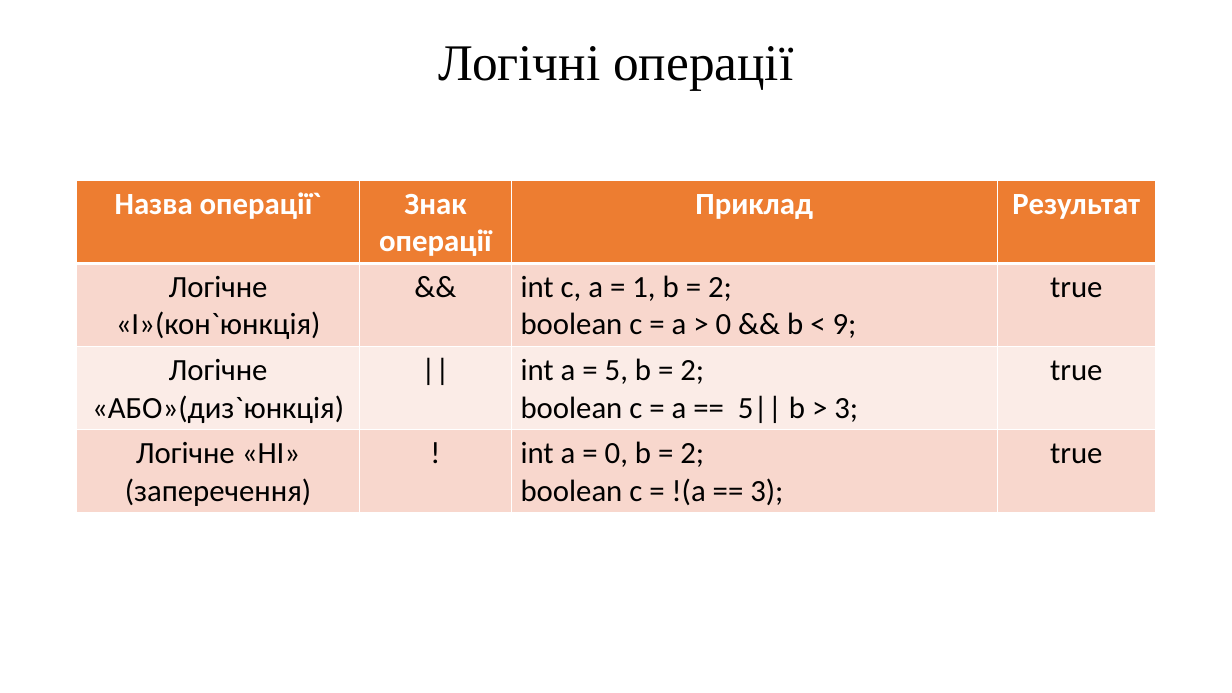
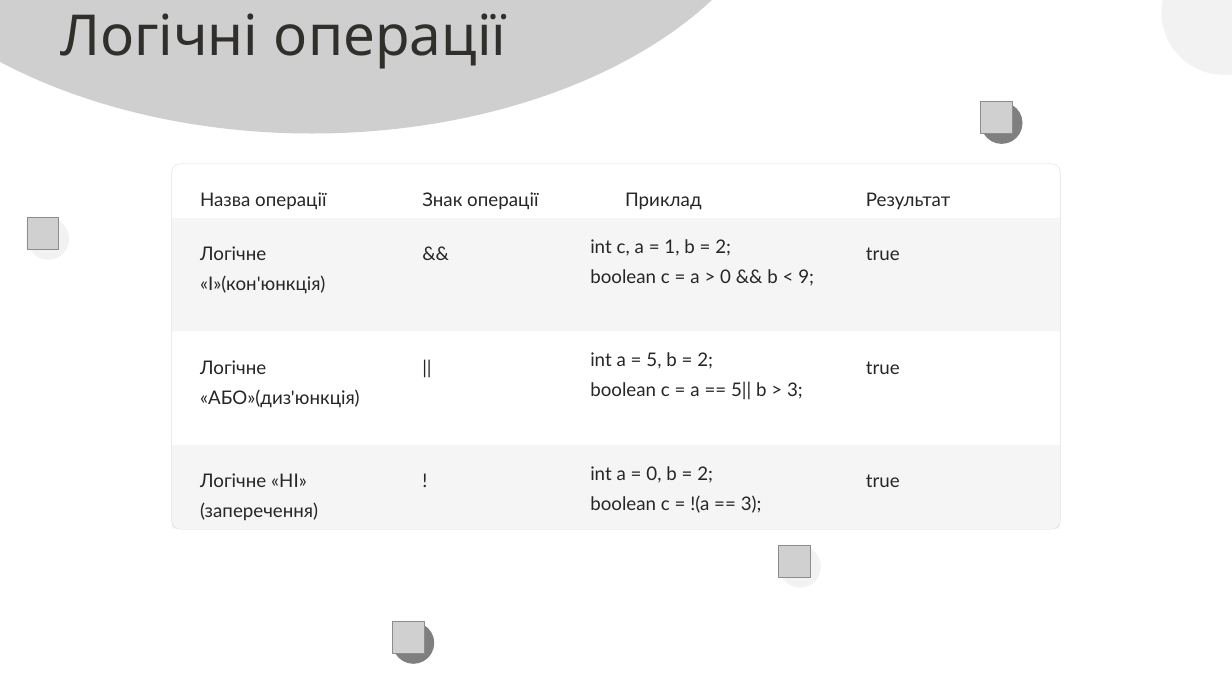
Before and after one commit to arg3ntuum/JavaCourse, a slide deck: slide 19 of Java Урок 2 Змінні. Перетворення типів. БО.pptx (slide 20 before the commit). Drawn at 1232x693 pixels with LibreOffice and Linux fonts; fonts in the diff are those of the drawing; grey boxes stand for pictures; background and template pictures are left out. Boxes give left, top, right and bottom in pixels: in the first picture for what was removed or moved away, otherwise in the second. Text is boxed around its words. In the diff, an @@ line names an element or a change of style, - is before the commit and + after.

Commit message:
Re designed 2 theme.

```diff
--- a/Java Урок 2 Змінні. Перетворення типів. БО.pptx
+++ b/Java Урок 2 Змінні. Перетворення типів. БО.pptx
@@ rectangle added at <box>0,0,1232,693</box>, fill #FFFFFF at 75% opacity @@
@@ teardrop added at <box>0,0,795,133</box>, fill #CFCFCF @@
@@ text "Логічні операції": place and size @@
-text "Логічні операції" at <box>439,46,793,90</box>
+text "Логічні операції" at <box>60,13,506,69</box>
@@ text "Логічні операції" at <box>60,13,506,69</box>: size 40 to 44 pt, font Times New Roman to Quicksand, text colour #000000 to #312F2B; alignment centre to left; line spacing 1 to 45.6pt @@
@@ picture added at <box>981,102,1013,134</box> @@
@@ ellipse added at <box>982,103,1023,144</box>, fill #000000 at 50% opacity @@
@@ table removed at <box>77,180,1155,513</box>, 4 rows, 4 columns @@
-Назва операції` | Знак операції | Приклад | Результат
-Логічне «І»(кон`юнкція) | && | int c, a = 1, b = 2; / boolean c = a > 0 && b < 9; | true
-Логічне «АБО»(диз`юнкція) | || | int a = 5, b = 2; / boolean c = a == 5|| b > 3; | true
-Логічне «НІ» (заперечення) | ! | int a = 0, b = 2; / boolean c = !(a == 3); | true
@@ picture added at <box>27,218,59,250</box> @@
@@ ellipse added at <box>28,218,69,260</box>, fill #E7E6E6 at 50% opacity @@
@@ group added at <box>172,164,1061,530</box>: 16 texts, 4 rectangles, 1 rounded rectangle @@
+Назва операції
+Знак операції
+Приклад
+Результат
+Логічне «І»(кон'юнкція)
+&&
+int c, a = 1, b = 2;
+boolean c = a > 0 && b < 9;
+true
+Логічне «АБО»(диз'юнкція)
+||
+int a = 5, b = 2;
+boolean c = a == 5|| b > 3;
+true
+Логічне «НІ» (заперечення)
+!
+int a = 0, b = 2;
+boolean c = !(a == 3);
+true
@@ ellipse added at <box>779,546,821,588</box>, fill #E7E6E6 at 50% opacity @@
@@ picture added at <box>779,545,811,578</box> @@
@@ picture added at <box>392,622,424,654</box> @@
@@ ellipse added at <box>393,622,434,664</box>, fill #000000 at 50% opacity @@
```
Also in this commit, not shown: 18 other slides changed, 2 slides added, 3 slides removed.
